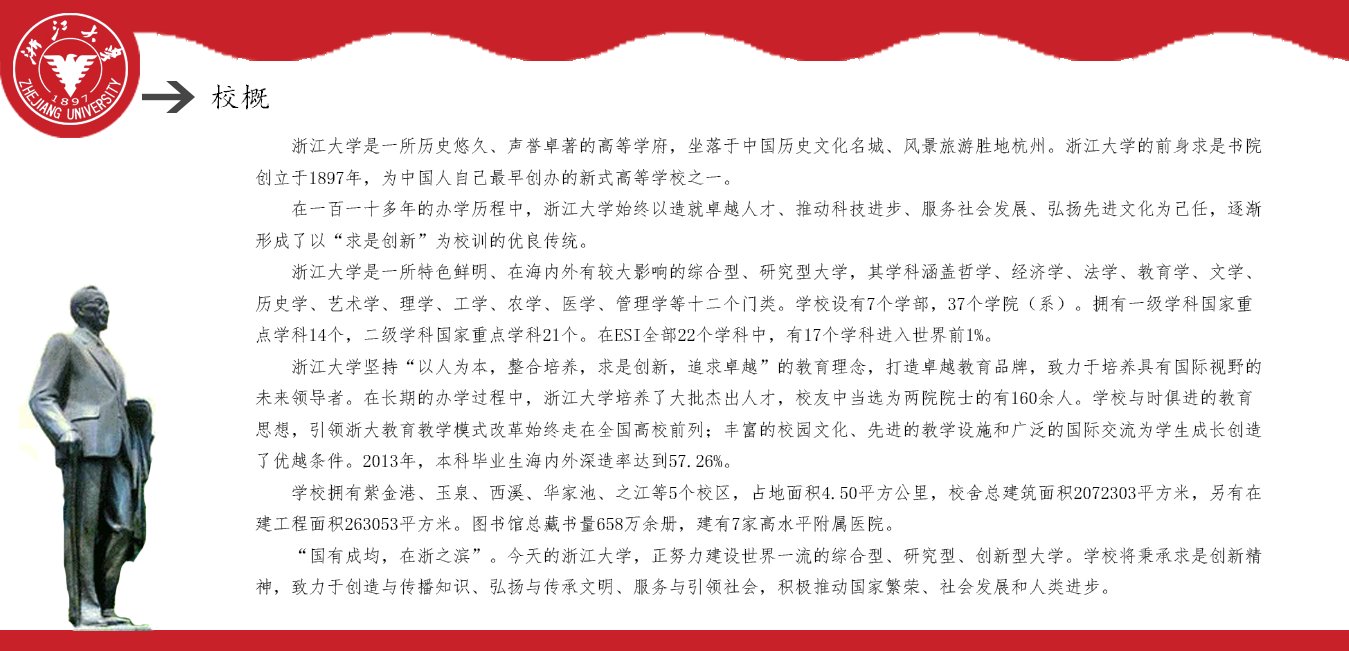
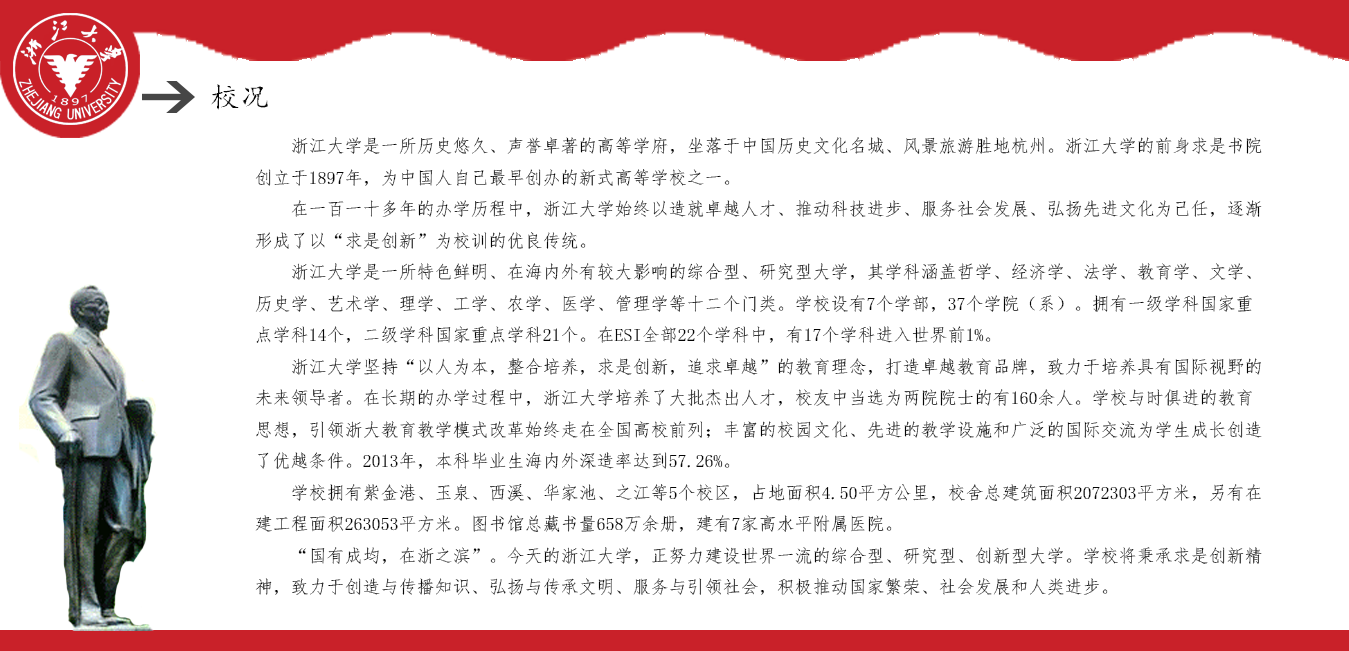
Layer changes from the first 1349x651 image to the second:
renamed "校概" to "校况", painted on it over bbox(241, 84, 269, 110)
